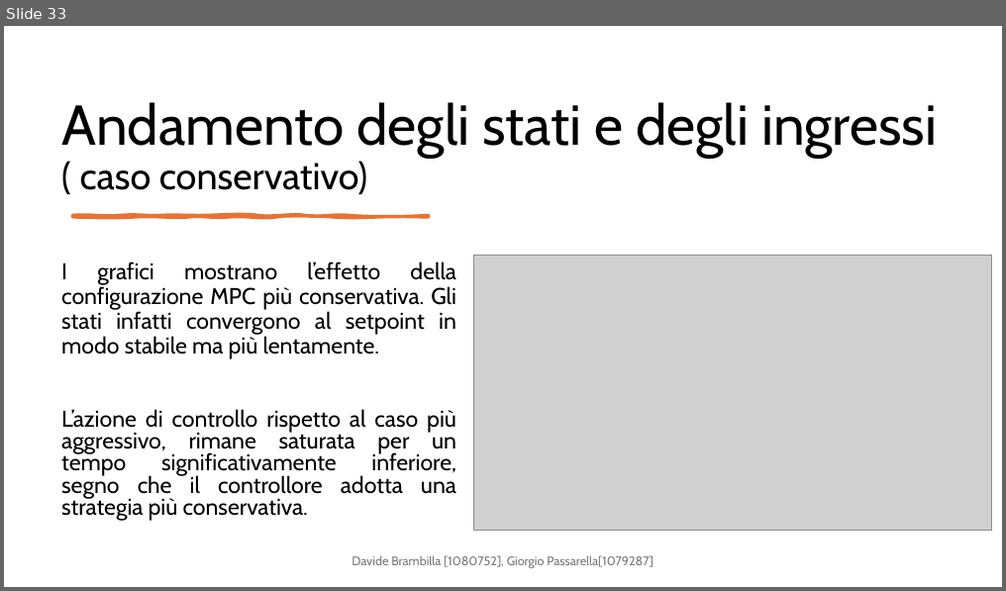
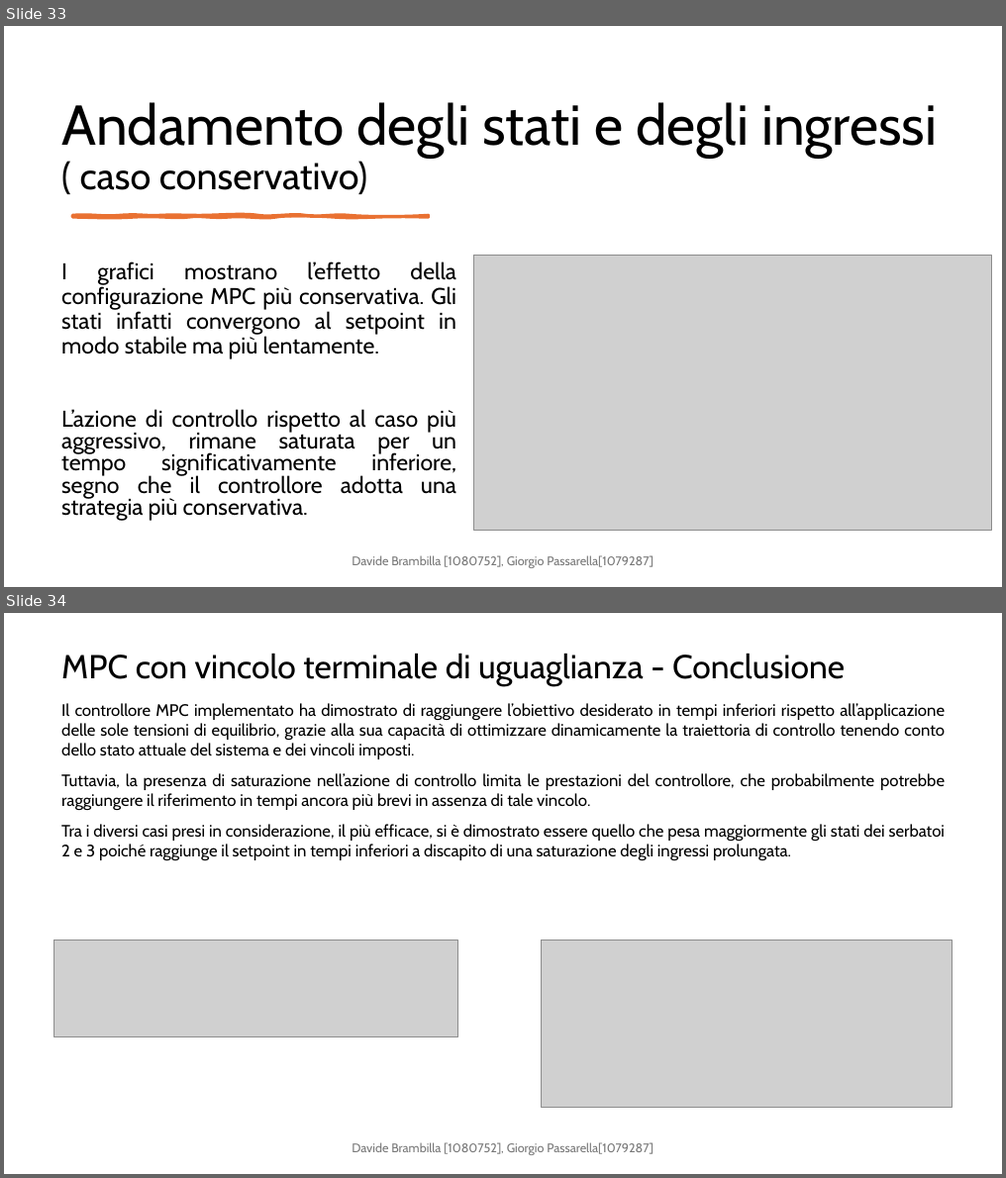
Before and after one commit to DavideBrambilla98/interconnectedTanksMPC, a slide deck: cam.pptx. Shown one above the other, each under a label of ours: slide 33 before the commit, slides 33 and 34 after it. The pictures are 1006x591 and 1006x1178 pixels, drawn with LibreOffice and Linux fonts; fonts in the diff are those of the drawing; grey boxes stand for pictures. Boxes give left, top, right and bottom in pixels: in the first picture for what was removed or moved away, otherwise in the second. Text is boxed around its words. In the diff, an @@ line names an element or a change of style, - is before the commit and + after.

```diff
--- a/cam.pptx
+++ b/cam.pptx
@@ slide 34 added at [4,613,1002,1174], background #FFFFFF @@
@@ title added at [61,653,845,687], 32 pt, text #000000 @@
+MPC con vincolo terminale di uguaglianza - Conclusione
@@ text added at [61,703,944,861], 16 pt, text #000000 @@
+Il controllore MPC implementato ha dimostrato di raggiungere l’obiettivo desiderato in tempi inferiori rispetto all’applicazione delle sole tensioni di equilibrio, grazie alla sua capacità di ottimizzare dinamicamente la traiettoria di controllo tenendo conto dello stato attuale del sistema e dei vincoli imposti.
+Tuttavia, la presenza di saturazione nell’azione di controllo limita le prestazioni del controllore, che probabilmente potrebbe raggiungere il riferimento in tempi ancora più brevi in assenza di tale vincolo.
+Tra i diversi casi presi in considerazione, il più efficace, si è dimostrato essere quello che pesa maggiormente gli stati dei serbatoi 2 e 3 poiché raggiunge il setpoint in tempi inferiori a discapito di una saturazione degli ingressi prolungata.
@@ picture added at [54,940,457,1038] @@
@@ picture added at [541,940,951,1108] @@
@@ text added at [351,1143,653,1156], 12 pt, text #797979 @@
+Davide Brambilla [1080752], Giorgio Passarella[1079287]
```
